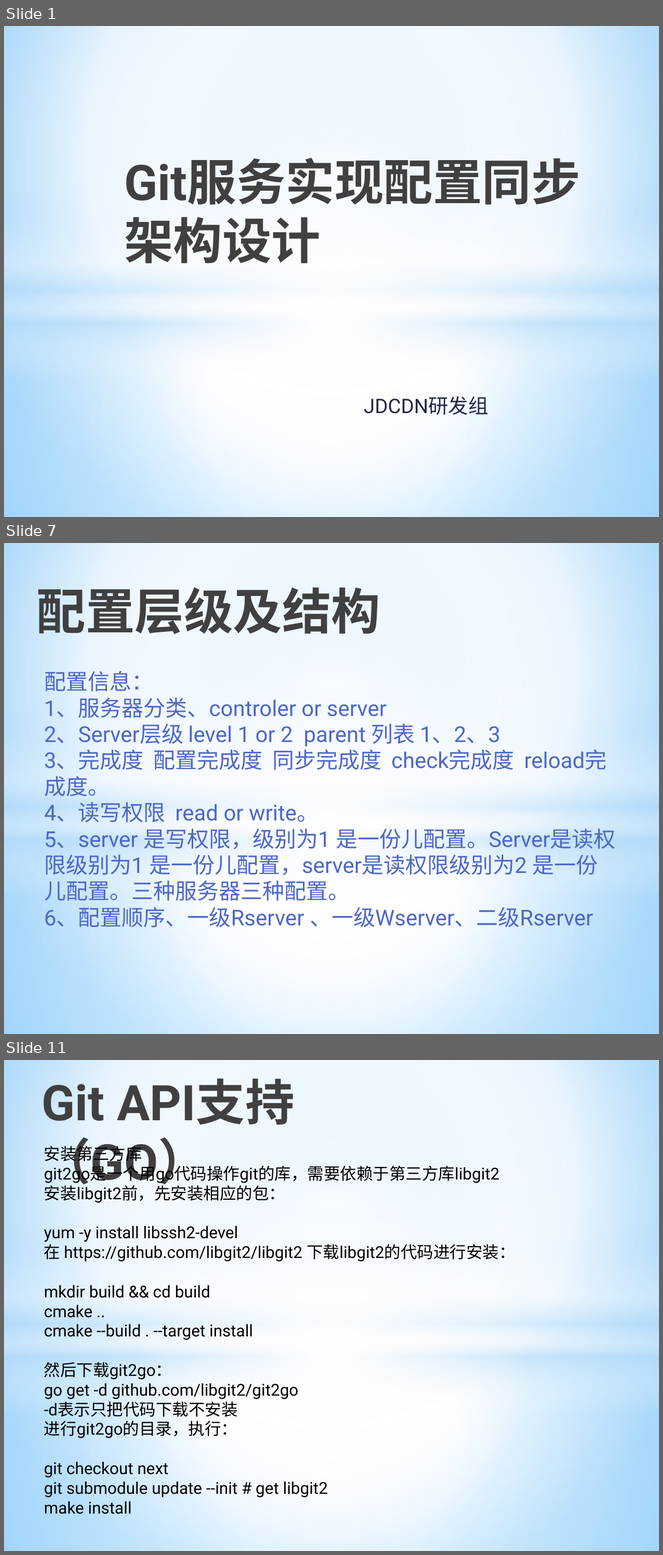
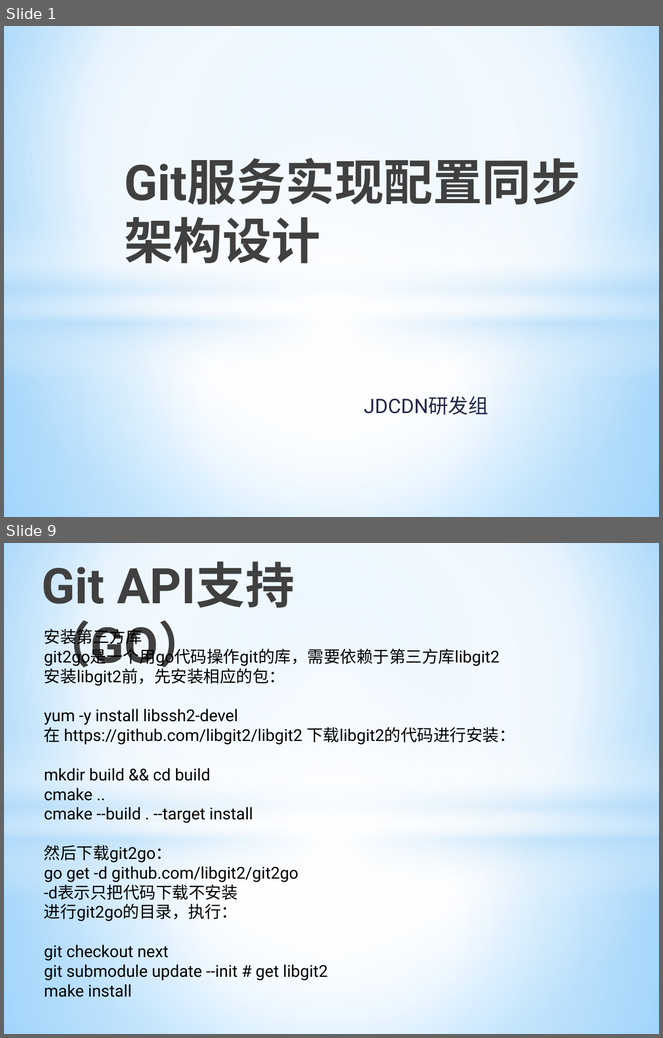
Before and after one commit to allragedbody/clasenbee, a slide deck: docs/Git集群配置方案.pptx. Shown one above the other, each under a label of ours: slides 1, 7 and 11 before the commit, slides 1 and 9 after it; the slides between them are not shown. The pictures are 663x1555 and 663x1038 pixels, drawn with LibreOffice and Linux fonts; fonts in the diff are those of the drawing. Boxes give left, top, right and bottom in pixels: in the first picture for what was removed or moved away, otherwise in the second. Text is boxed around its words. In the diff, an @@ line names an element or a change of style, - is before the commit and + after.

```diff
--- a/docs/Git集群配置方案.pptx
+++ b/docs/Git集群配置方案.pptx
@@ slide 7 removed at [4,543,659,1034], background gradient #9ED5FF to #FFFFFF to #5BB9FF; not listed: 4 template elements that a slide beside it also shows @@
@@ title removed at [37,587,381,634] @@
-配置层级及结构
@@ text removed at [44,671,616,931] @@
-配置信息：
-1、服务器分类、controler or server
-2、Server层级 level 1 or 2 parent 列表 1、2、3
-3、完成度 配置完成度 同步完成度 check完成度 reload完成度。
-4、读写权限 read or write。
-5、server 是写权限，级别为1 是一份儿配置。Server是读权限级别为1 是一份儿配置，server是读权限级别为2 是一份儿配置。三种服务器三种配置。
-6、配置顺序、一级Rserver 、一级Wserver、二级Rserver
@@ what was slide 11 is now slide 9 @@
```
Also in this commit, not shown: 4 slides changed, 4 slides added, 6 other slides removed.
